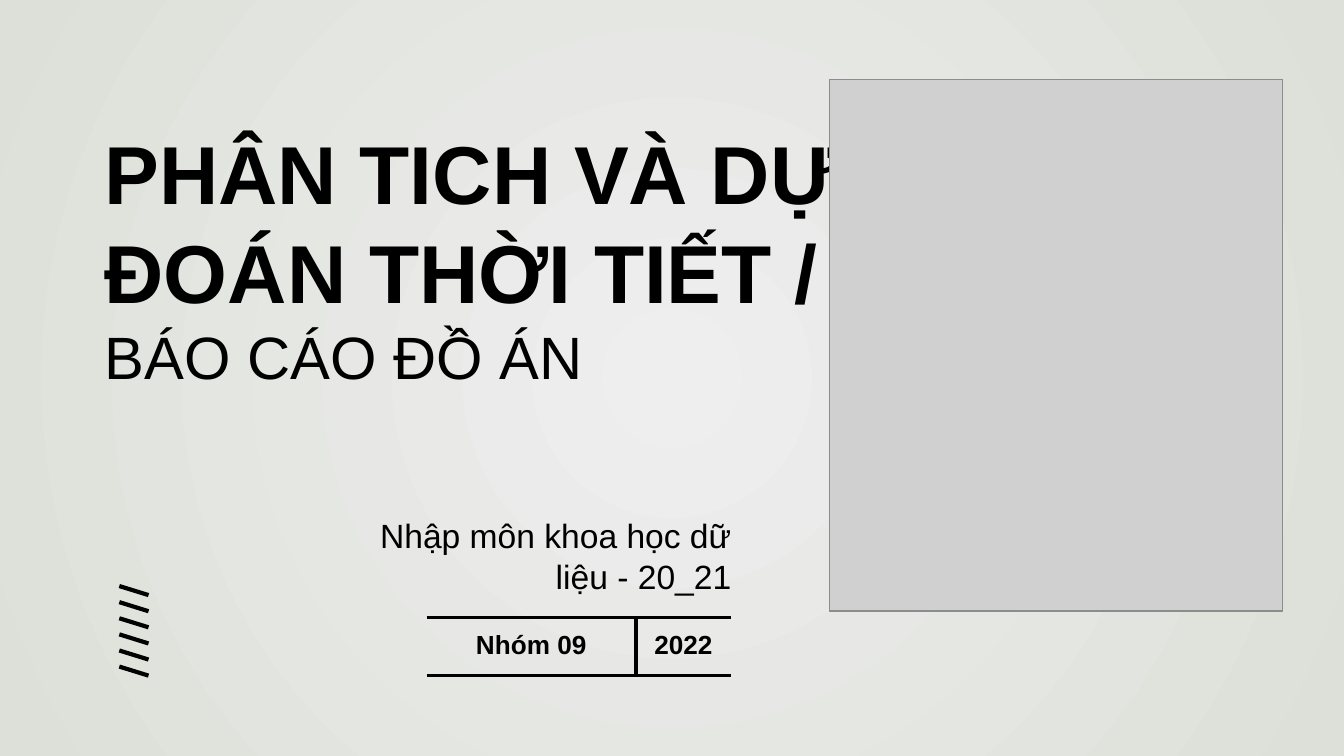
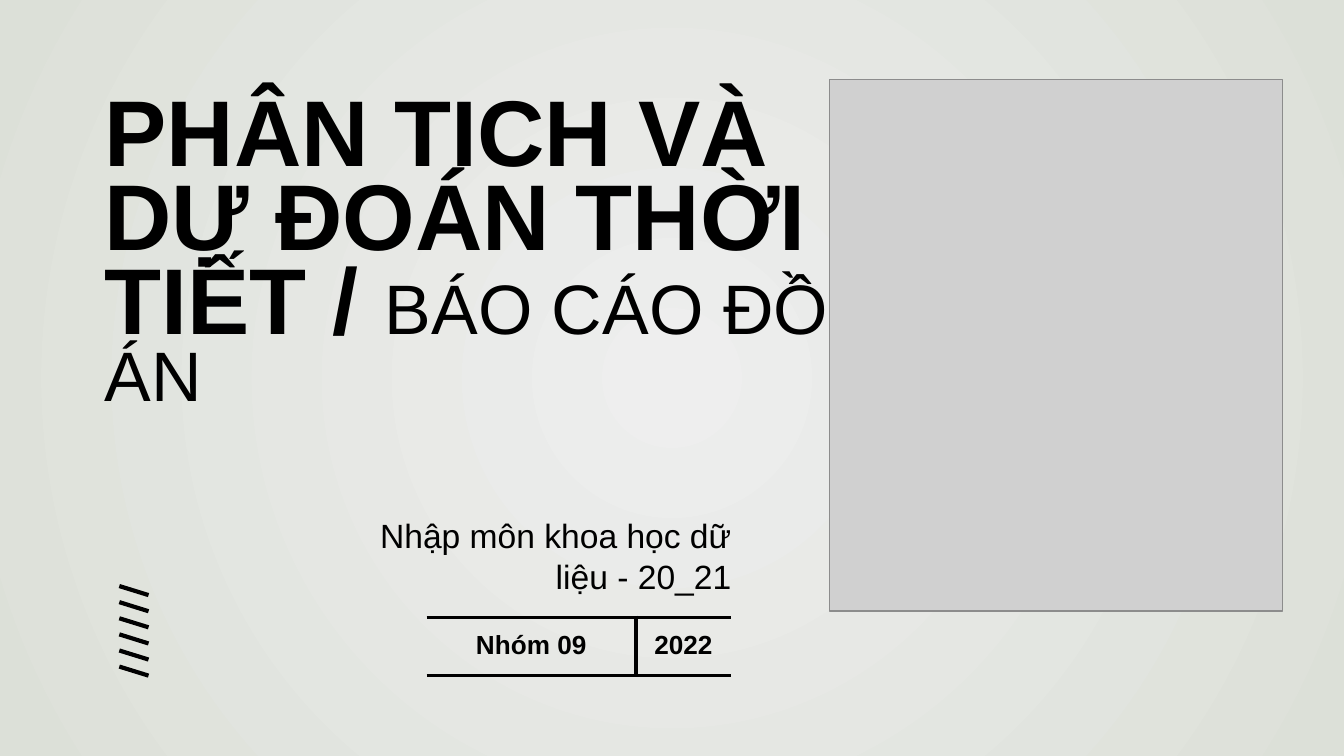
Before and after one commit to duongtanton/NP-KHDL-Gr9, a slide deck: slide 1 of group09.pptx. Drawn at 1344x756 pixels with LibreOffice and Linux fonts; fonts in the diff are those of the drawing; grey boxes stand for pictures. Boxes give left, top, right and bottom in pixels: in the first picture for what was removed or moved away, otherwise in the second. Text is boxed around its words. In the diff, an @@ line names an element or a change of style, - is before the commit and + after.

```diff
--- a/group09.pptx
+++ b/group09.pptx
@@ title "PHÂN TICH VÀ DỰ ĐOÁN ..." at box(105, 92, 828, 401): size 44 to 50 pt in "PHÂN TICH VÀ DỰ ĐOÁN THỜI TIẾT ..."; size 32 to 37.5 pt in "BÁO CÁO ĐỒ ÁN"; line spacing 1 to 0.75 @@
```
Also in this commit, not shown: 3 other slides changed, 28 slides added.
